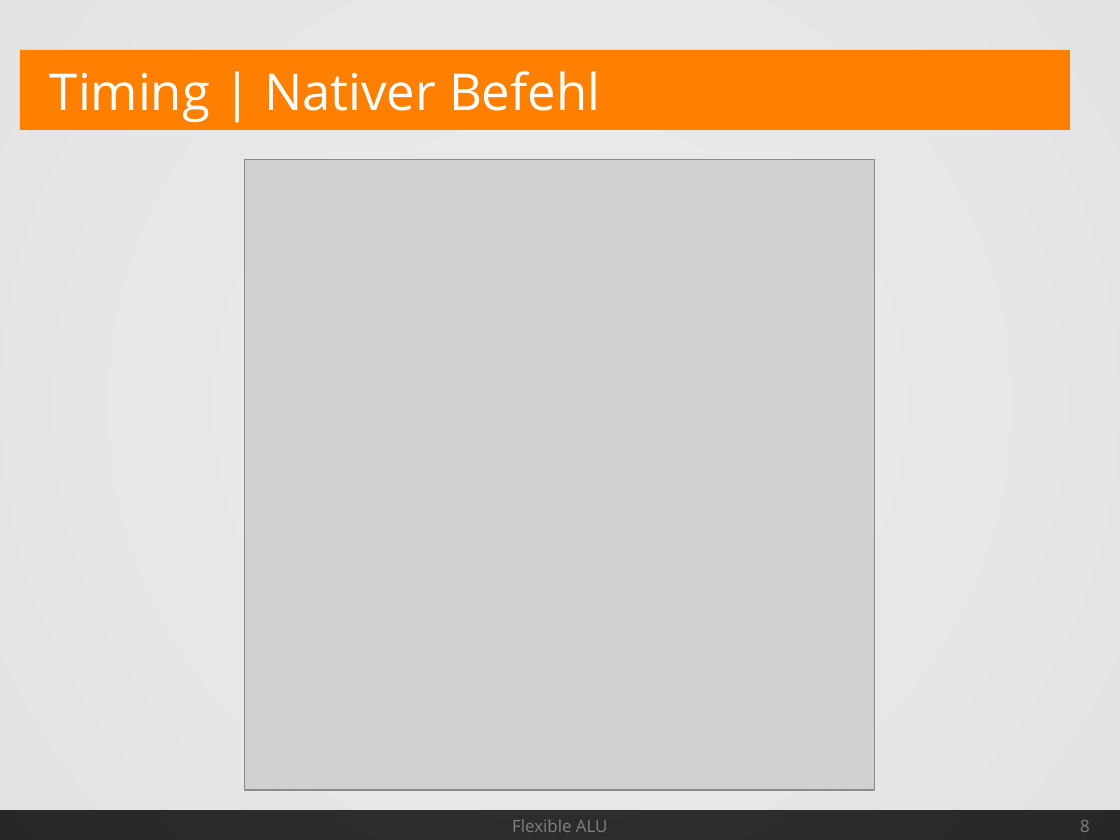
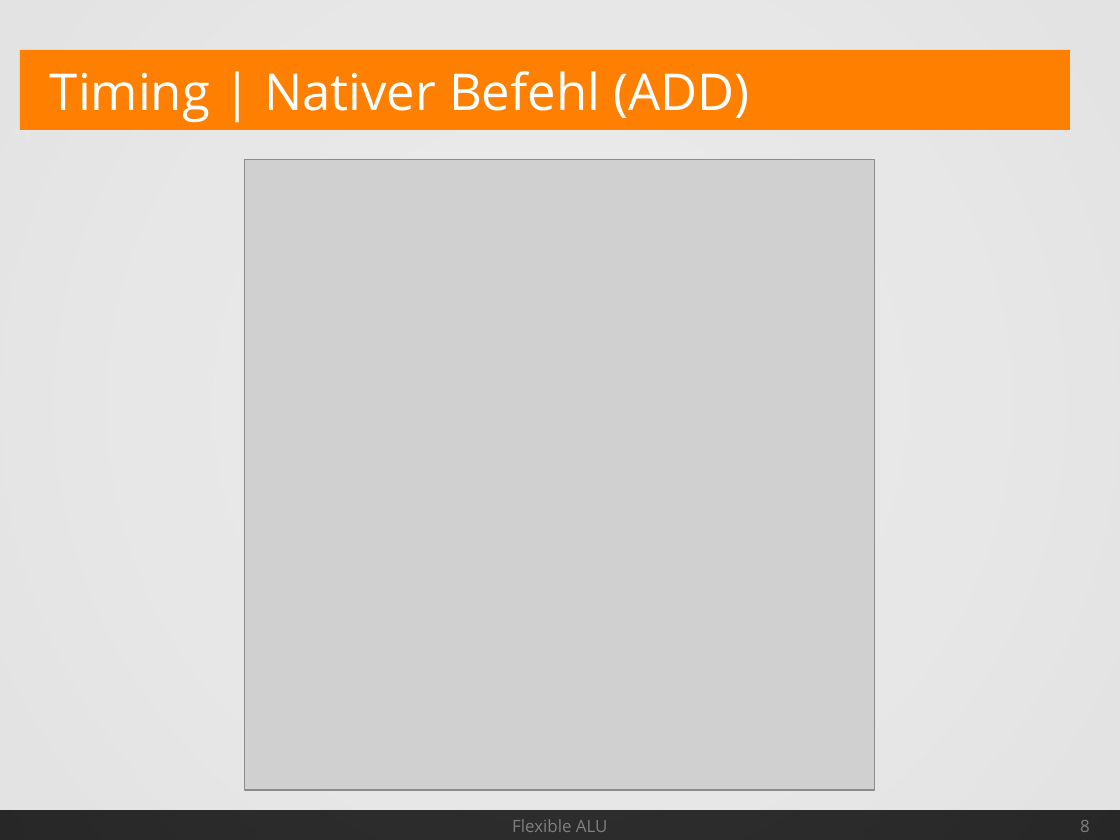
Before and after one commit to Geend/FHDWLogicWorksLib, a slide deck: slide 8 of alu-4/Spec/AluSpec.odp. Drawn at 1120x840 pixels with LibreOffice and Linux fonts; fonts in the diff are those of the drawing; grey boxes stand for pictures. Boxes give left, top, right and bottom in pixels: in the first picture for what was removed or moved away, otherwise in the second. Text is boxed around its words. In the diff, an @@ line names an element or a change of style, - is before the commit and + after.

```diff
--- a/alu-4/Spec/AluSpec.odp
+++ b/alu-4/Spec/AluSpec.odp
@@ title at (x1=50, y1=71, x2=749, y2=123): text changed @@
-Timing | Nativer Befehl
+Timing | Nativer Befehl (ADD)
```
Also in this commit, not shown: 1 other slide changed, 4 slides added, 4 other files.
